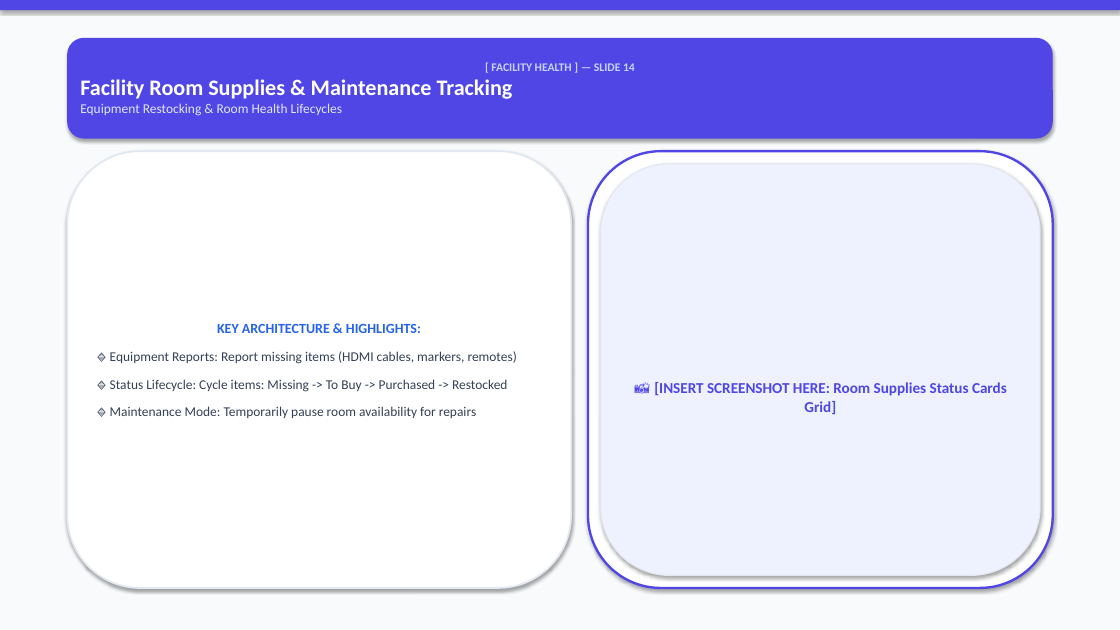
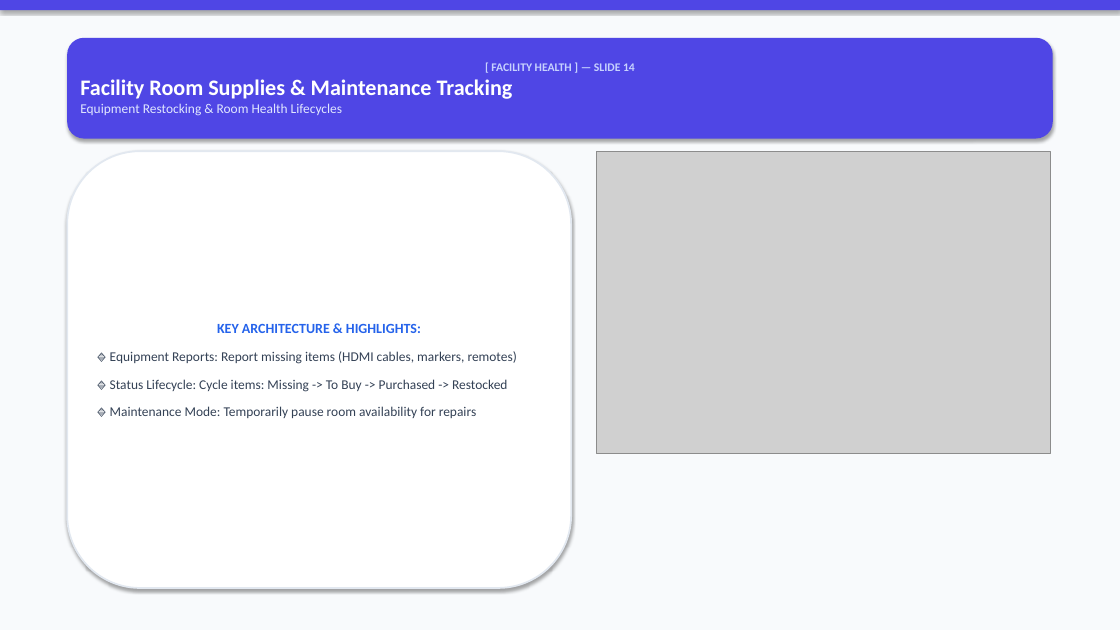
Before and after one commit to VishalMishraCSE/meeting-room-booking-system, a slide deck: slide 14 of document/PRESENTATION_DECK_SLIDES.pptx. Drawn at 1120x630 pixels with LibreOffice and Linux fonts; fonts in the diff are those of the drawing; grey boxes stand for pictures. Boxes give left, top, right and bottom in pixels: in the first picture for what was removed or moved away, otherwise in the second. Text is boxed around its words. In the diff, an @@ line names an element or a change of style, - is before the commit and + after.

Commit message:
docs: generate visual graphic cards and attach images directly onto EVERY slide (Slides 1-18) in PowerPoint deck

```diff
--- a/document/PRESENTATION_DECK_SLIDES.pptx
+++ b/document/PRESENTATION_DECK_SLIDES.pptx
@@ rounded rectangle removed at (588,151,1053,588) @@
@@ picture added at (597,151,1050,454) @@
@@ rounded rectangle removed at (601,164,1040,576) @@
-📸 [INSERT SCREENSHOT HERE: Room Supplies Status Cards Grid]
```
Also in this commit, not shown: 17 other slides changed, 17 other files.
